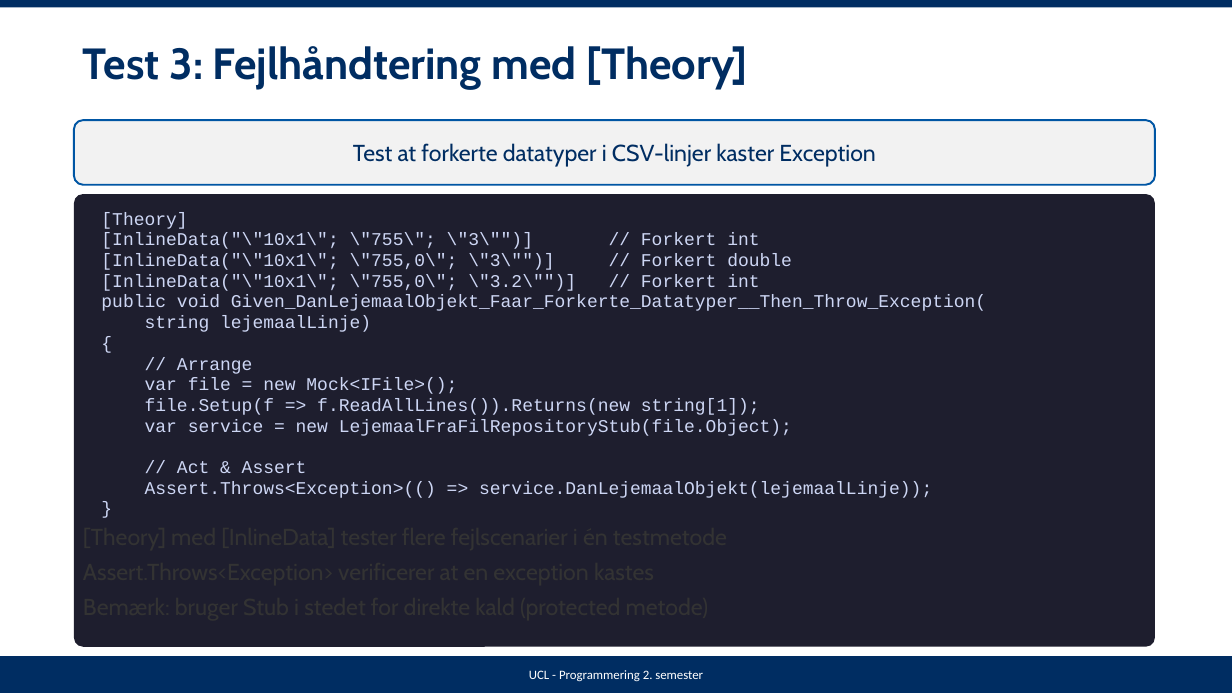
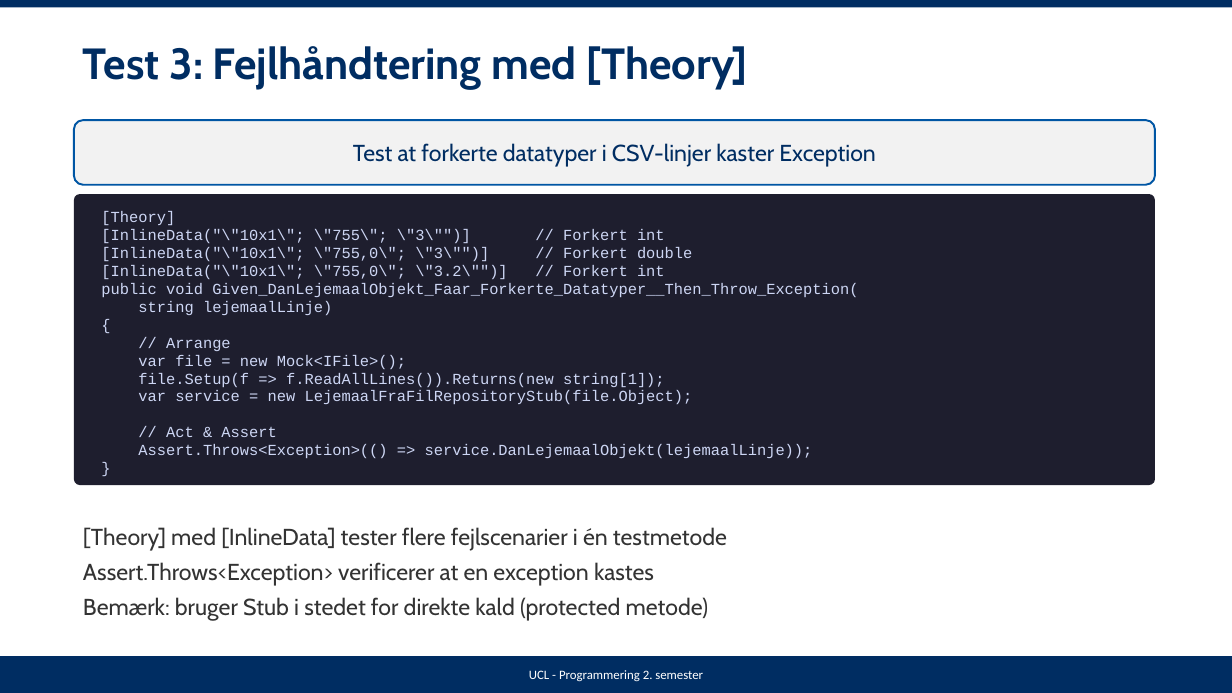
Before and after one commit to kbr-ucl/DMU-2-Semester-Programmering, a slide deck: slide 11 of Opgaver/SOLID/Case-EjendomBeregner/03-Ejendomsberegner-Unittest-Vejledende-Loesning.pptx. Drawn at 1232x693 pixels with LibreOffice and Linux fonts; fonts in the diff are those of the drawing. Boxes give left, top, right and bottom in pixels: in the first picture for what was removed or moved away, otherwise in the second. Text is boxed around its words. In the diff, an @@ line names an element or a change of style, - is before the commit and + after.

```diff
--- a/Opgaver/SOLID/Case-EjendomBeregner/03-Ejendomsberegner-Unittest-Vejledende-Loesning.pptx
+++ b/Opgaver/SOLID/Case-EjendomBeregner/03-Ejendomsberegner-Unittest-Vejledende-Loesning.pptx
@@ rounded rectangle: place and size @@
-rounded rectangle at box(74, 194, 1155, 647)
+rounded rectangle at box(74, 194, 1155, 485)
@@ text "[Theory]" at box(101, 211, 858, 458): size 14 to 12 pt @@
@@ text added at box(83, 527, 727, 621), 18 pt, text #333333 @@
+[Theory] med [InlineData] tester flere fejlscenarier i én testmetode
+Assert.Throws<Exception> verificerer at en exception kastes
+Bemærk: bruger Stub i stedet for direkte kald (protected metode)
```
Also in this commit, not shown: 9 other slides changed, 3 other files.
